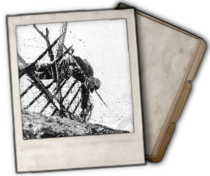
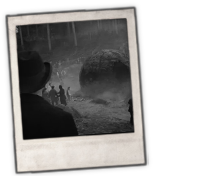
Layers edited between the first and the second 210×176 image:
renamed "Layer 22" to "Layer 27", painted on it over [15, 0, 210, 164]
hid "Layer 24" over [65, 1, 208, 165]
